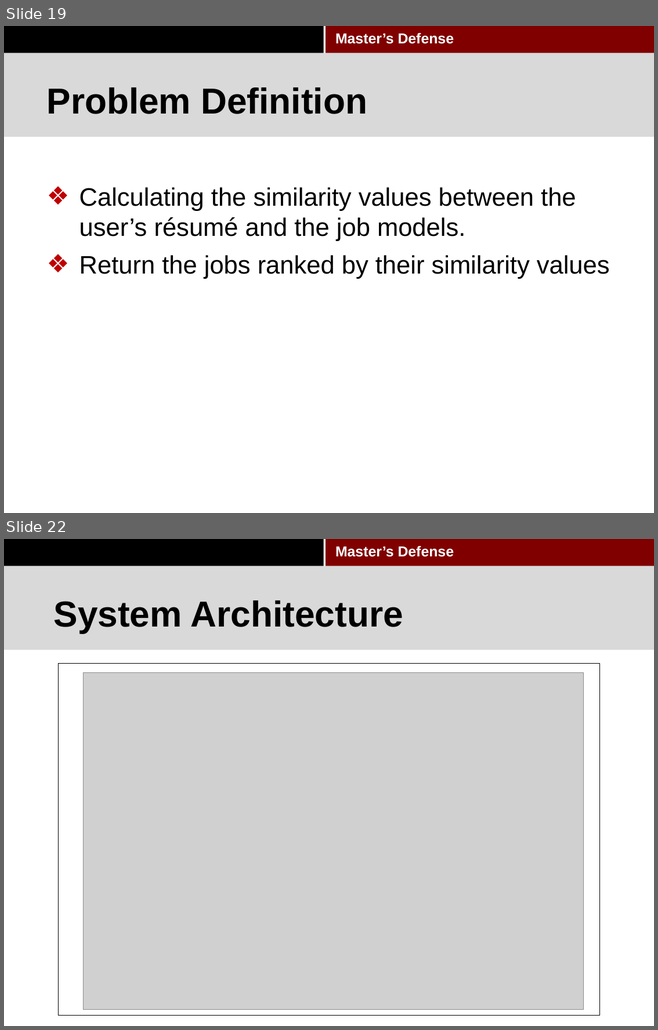
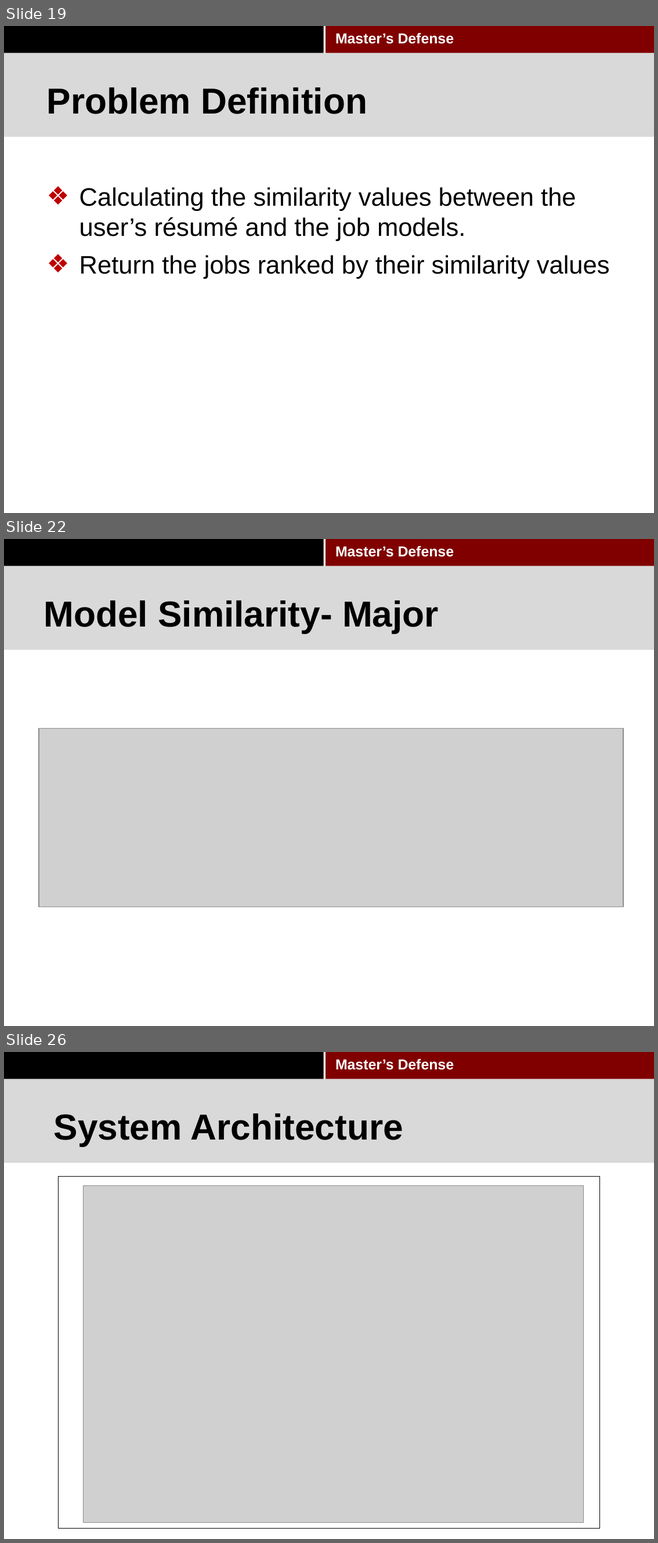
Before and after one commit to pkushiqiang/thesis, a slide deck: media/Master's thesis-2.pptx. Shown one above the other, each under a label of ours: slides 19 and 22 before the commit, slides 19, 22 and 26 after it; the slides between them are not shown. The pictures are 658x1030 and 658x1543 pixels, drawn with LibreOffice and Linux fonts; fonts in the diff are those of the drawing; grey boxes stand for pictures; background and template pictures are left out. Boxes give left, top, right and bottom in pixels: in the first picture for what was removed or moved away, otherwise in the second. Text is boxed around its words. In the diff, an @@ line names an element or a change of style, - is before the commit and + after.

```diff
--- a/media/Master's thesis-2.pptx
+++ b/media/Master's thesis-2.pptx
@@ slide 22 added at box(4, 539, 654, 1026), background #FFFFFF; not listed: 4 template elements that a slide beside it also shows @@
@@ title added at box(44, 600, 438, 633), 40 pt, text #000000, bold @@
+Model Similarity- Major
@@ picture added at box(39, 729, 623, 907) @@
@@ what was slide 22 is now slide 26 @@
```
Also in this commit, not shown: 3 slides changed, 4 other slides added, 2 slides removed, 2 other files.
